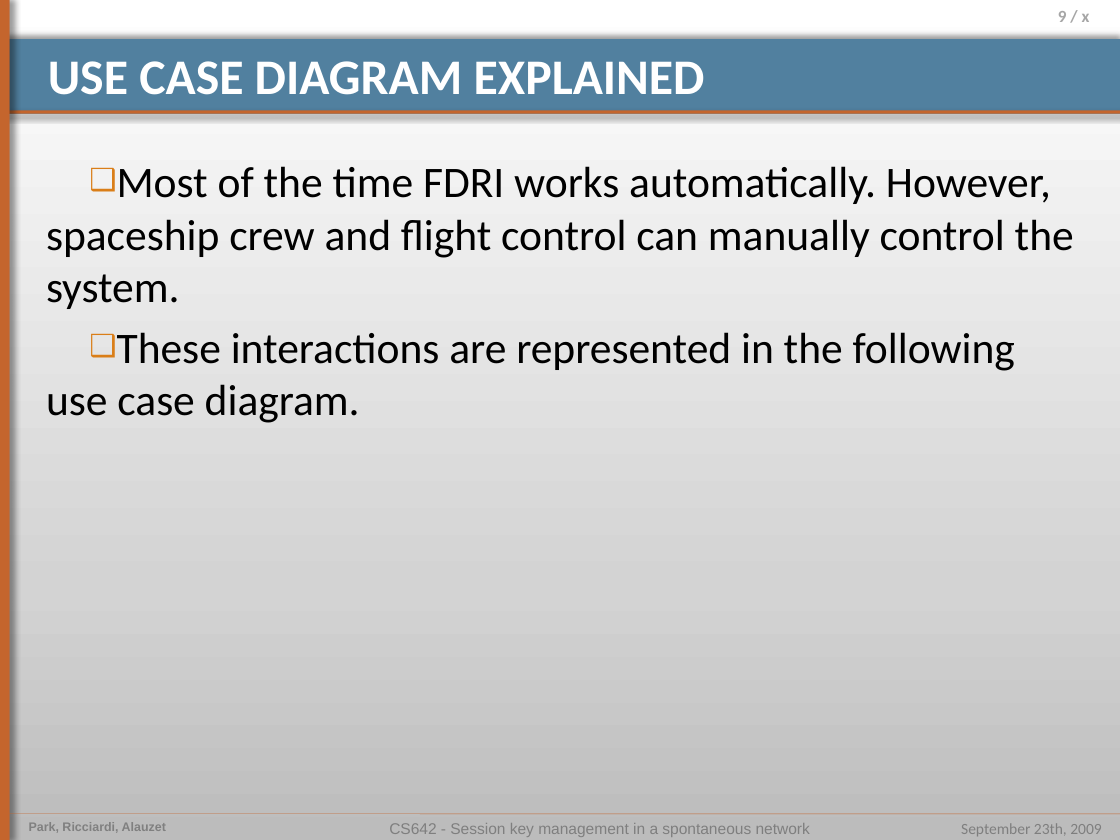
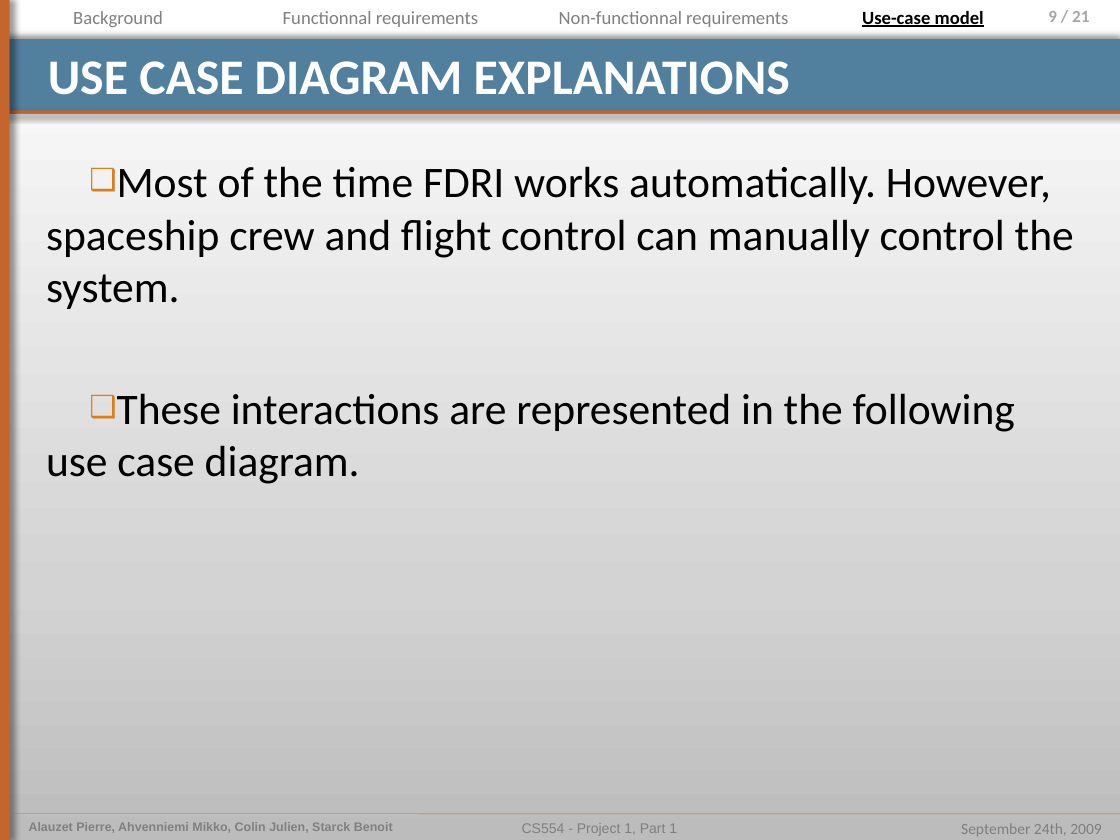
Before and after one commit to pierrealauzet/euroteam, a slide deck: slide 9 of Project 1/CS554_EuroTeam_Proposal.pptx. Drawn at 1120x840 pixels with LibreOffice and Linux fonts; fonts in the diff are those of the drawing. Boxes give left, top, right and bottom in pixels: in the first picture for what was removed or moved away, otherwise in the second. Text is boxed around its words. In the diff, an @@ line names an element or a change of style, - is before the commit and + after.

```diff
--- a/Project 1/CS554_EuroTeam_Proposal.pptx
+++ b/Project 1/CS554_EuroTeam_Proposal.pptx
@@ text added at box(73, 11, 163, 27), 12 pt, text #808080 @@
+Background
@@ text added at box(283, 11, 478, 27), 12 pt, text #808080 @@
+Functionnal requirements
@@ text added at box(559, 11, 788, 27), 12 pt, text #808080 @@
+Non-functionnal requirements
@@ text added at box(862, 11, 984, 27), 12 pt, text #000000, bold, underline @@
+Use-case model
@@ page number at box(1048, 11, 1089, 22): text changed @@
-9 / x
+9 / 21
@@ title at box(48, 61, 790, 95): text changed @@
-USE CASE DIAGRAM EXPLAINED
+USE CASE DIAGRAM EXPLANATIONS
@@ text "Most of the time FDRI ..." rewrapped from box(46, 166, 1074, 423) to box(46, 166, 1074, 484) @@
@@ text at box(29, 822, 393, 832): text changed @@
-Park, Ricciardi, Alauzet
+Alauzet Pierre, Ahvenniemi Mikko, Colin Julien, Starck Benoit
@@ text at box(522, 823, 677, 836): text changed; size 10 to 9 pt @@
-CS642 - Session key management in a spontaneous network
+CS554 - Project 1, Part 1
@@ text at box(961, 823, 1101, 836): text changed @@
-September 23th, 2009
+September 24th, 2009
```
Also in this commit, not shown: 14 other slides changed, 6 slides added, 2 slides removed, 8 other files.
